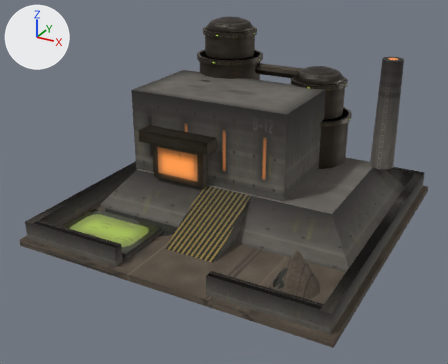
What one commit did to the glTF model apps/website/public/models/structures/factions/toxic-industrial/refinery.glb.
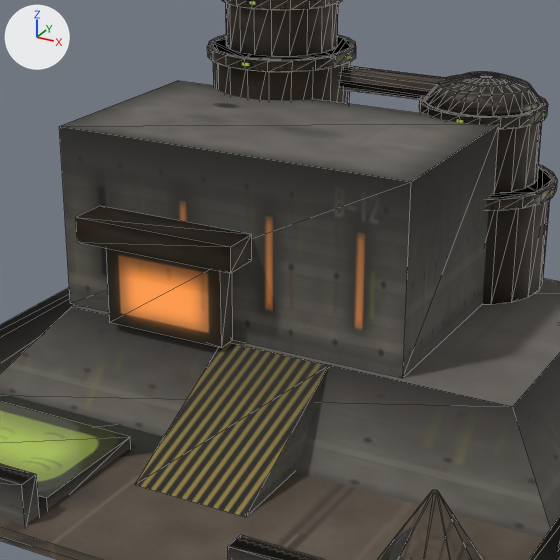
Old and new are each drawn whole from a 50 mm camera at (4.04, -7.94, 4.44) aimed at (-0.1, -0.4, 0.68) and again close up on the part from 23% to 79% of the width and 9% to 77% of the height. The lights are fixed; the arrows at upper left show +X, +Y and +Z. The first two pictures are the older version. The close-ups show mesh edges as thin lines. Vertices at exactly the same position are counted once.

Before the edit, the objects in view are built like this:
```python
me_refinery = bpy.data.meshes.new('refinery')
me_refinery.from_pydata(...)  # 760 vertices, 1440 faces; spans x -2.4..2.4, y -2.4..2.4, z -0.06..2.81
me_refinery.materials.append(mat_city_atlas)
ob_refinery = bpy.data.objects.new('refinery', me_refinery)
ob_refinery.location = (0.0, 0.0, 0.0)
```
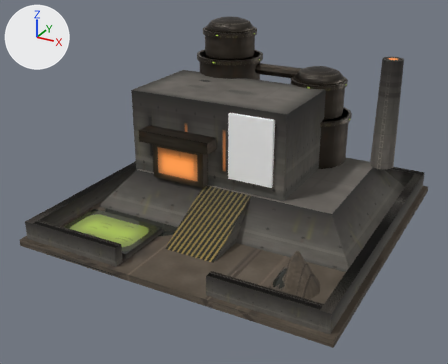
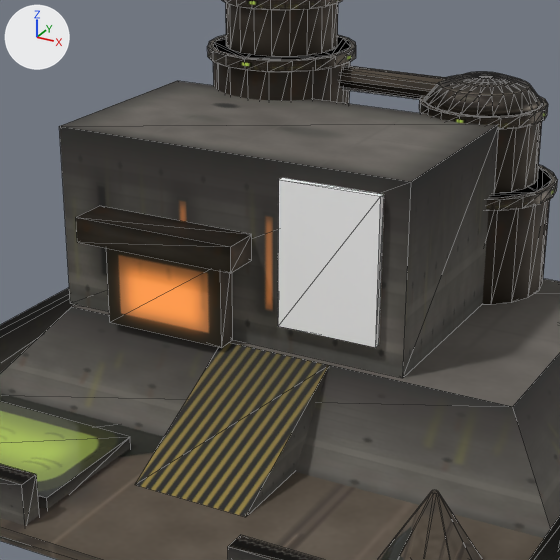
Where the change shows, as pixel boxes (x1, y1, x2, y2) in the close-ups (560 x 560 px):
part 1 of me_refinery, added
    after: (278, 177, 384, 348)

Edits to the bpy script that builds the scene:
```text
Add mat_team:
    mat_team = principled_material('team')
    mat_team.base_color = (1.0, 1.0, 1.0)  # white #ffffff
    mat_team.roughness = 0.95
Change me_refinery:
    used by ob_refinery; location = (0.0, 0.0, 0.0)
    remove me_refinery.from_pydata(...)  # 760 vertices, 1440 faces; spans x -2.4..2.4, y -2.4..2.4, z -0.06..2.81
    add me_refinery.from_pydata(...)  # 768 vertices, 1452 faces; spans x -2.4..2.4, y -2.4..2.4, z -0.06..2.81
    me_refinery part 1: a new loose piece, a box spanning x 0.03..0.73, y -0.51..-0.46, z 0.8..1.8, in mat_team (white #ffffff)
    add me_refinery.materials.append(mat_team)  # white #ffffff
```
